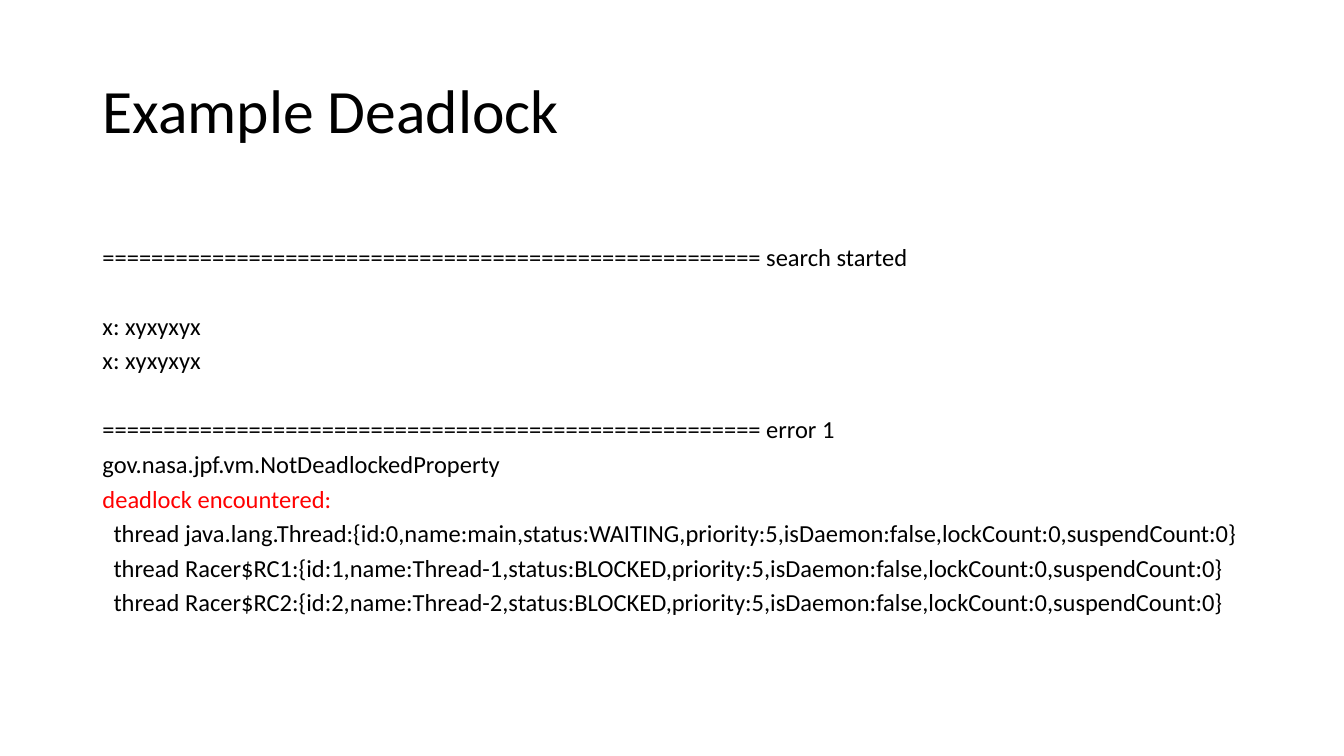
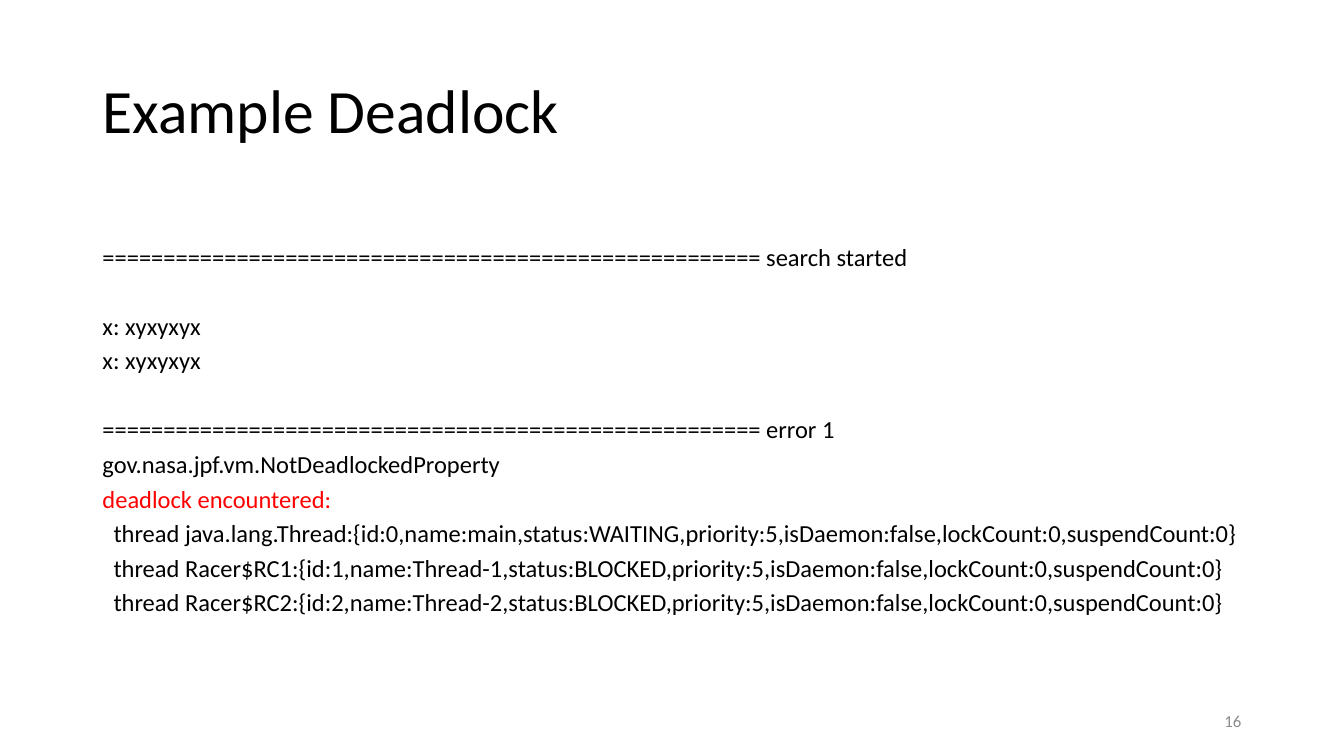
Before and after one commit to damorim/model-checking-tutorial, a slide deck: slide 16 of Program-Model-Checking.pptx. Drawn at 1344x756 pixels with LibreOffice and Linux fonts; fonts in the diff are those of the drawing. Boxes give left, top, right and bottom in pixels: in the first picture for what was removed or moved away, otherwise in the second. Text is boxed around its words. In the diff, an @@ line names an element or a change of style, - is before the commit and + after.

```diff
--- a/Program-Model-Checking.pptx
+++ b/Program-Model-Checking.pptx
@@ page number added at bbox=[1224, 716, 1241, 727], 12 pt, text #8C8C8C @@
+16
```
Also in this commit, not shown: 9 other slides changed.
